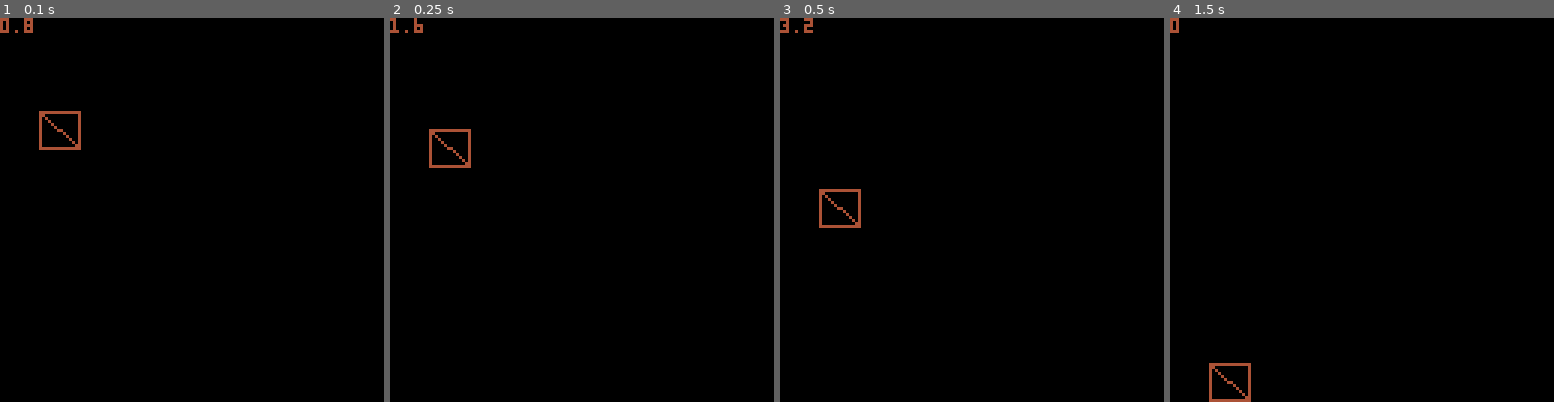
Above: before the commit, frames 1-4 (left to right).
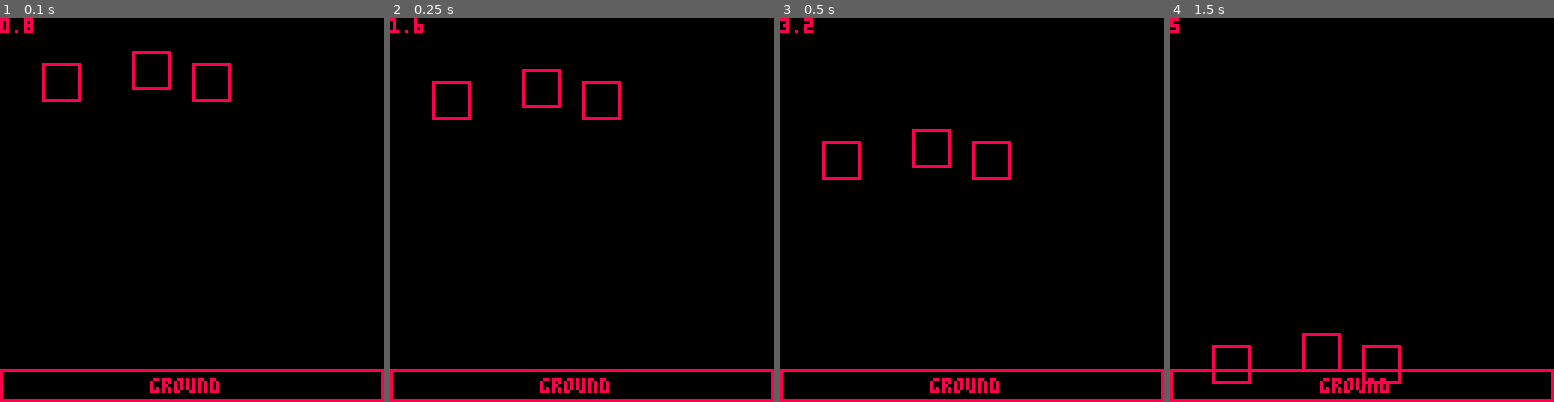
Above: after the commit, the same moments.

Repository: kevylet/PICO-Physics
Game: PICO-8 cartridge physics.p8
Same seed, same stepped clock (60 frames per second), same inputs: the game is played once before the commit and once after it.
Inputs:
- Up to frame 1 (0.1 s): no input
- Up to frame 2 (0.25 s): no input
- Up to frame 3 (0.5 s): no input
- Up to frame 4 (1.5 s): no input

The runs differ from the first frame. In frame 1, 3.5% of the frame differs, in the area x 0-100%, y 0-100%; in frame 2, 3.4%; in frame 3, 3.4%; in frame 4, 3.1%.

Commit message:
Jake update 1
- lines draw properly in draw loop, fixed spawn_box
- basic collision works (overlaps due to ease)
- created ground box

Diff:
--- a/physics.p8
+++ b/physics.p8
@@ -1,6 +1,9 @@
 pico-8 cartridge // http://www.pico-8.com
 version 8
 __lua__
+-- pico physics
+--
+
 boxes = {}
 gravity = .2 -- how quickly the box accelerates due to gravity
 terminal_v = 5 -- the maximum falling speed of a box (maybe change with size or mass?)
@@ -13,24 +16,29 @@
 function spawn_box(size, location, movable)
 	local new_box = {}
 	new_box["points"] = {}
-	new_box["points"]["x1"] = location[1] - (size[1] / 2)
- new_box["points"]["y1"] = location[2] - (size[2] / 2)
-	new_box["points"]["x2"] = location[1] - (size[1] / 2)
- new_box["points"]["y2"] = location[2] - (size[2] / 2)
-	new_box["points"]["x3"] = location[1] + (size[1] / 2)
- new_box["points"]["y3"] = location[2] + (size[2] / 2)
-	new_box["points"]["x4"] = location[1] + (size[1] / 2)
- new_box["points"]["y4"] = location[2] + (size[2] / 2)
+
+    -- point 1
+    new_box["points"]["x1"] = location[1] - (size[1] / 2)
+    new_box["points"]["y1"] = location[2] - (size[2] / 2)
+	-- point 2
+    new_box["points"]["x2"] = location[1] + (size[1] / 2)
+    new_box["points"]["y2"] = location[2] - (size[2] / 2)
+	-- point 3
+    new_box["points"]["x3"] = location[1] - (size[1] / 2)
+    new_box["points"]["y3"] = location[2] + (size[2] / 2)
+	-- point 4
+    new_box["points"]["x4"] = location[1] + (size[1] / 2)
+    new_box["points"]["y4"] = location[2] + (size[2] / 2)
 
 	new_box["velocities"] = {}
 	new_box["velocities"]["vx1"] = 0
- new_box["velocities"]["vy1"] = 0
+    new_box["velocities"]["vy1"] = 0
 	new_box["velocities"]["vx2"] = 0
- new_box["velocities"]["vy2"] = 0
+    new_box["velocities"]["vy2"] = 0
 	new_box["velocities"]["vx3"] = 0
- new_box["velocities"]["vy3"] = 0
+    new_box["velocities"]["vy3"] = 0
 	new_box["velocities"]["vx4"] = 0
- new_box["velocities"]["vy4"] = 0
+    new_box["velocities"]["vy4"] = 0
 
 	new_box["movable"] = movable
 
@@ -38,68 +46,91 @@
 end
 
 function ease(v)
- local increased = v
- if v < terminal_v then
-  v += gravity
-  return v
- else
-  v = terminal_v
-  return v
- end
+    local increased = v
+    if v < terminal_v then
+        v += gravity
+        return v
+    else
+        v = terminal_v
+        return v
+    end
 end
 
 function apply_gravity(b)
- if b.points.y3 < 127 or b.points.y3 < 127 then -- if not on floor
-  b.velocities.vy1 = ease(b.velocities.vy1)
-  b.velocities.vy2 = ease(b.velocities.vy2)
-  b.velocities.vy3 = ease(b.velocities.vy3)
-  b.velocities.vy4 = ease(b.velocities.vy4)
- else
-  b.velocities.vy1 = 0
-  b.velocities.vy2 = 0
-  b.velocities.vy3 = 0
-  b.velocities.vy4 = 0
- end
+    if b["movable"]==true then
+        b.velocities.vy1 = ease(b.velocities.vy1)
+        b.velocities.vy2 = ease(b.velocities.vy2)
+        b.velocities.vy3 = ease(b.velocities.vy3)
+        b.velocities.vy4 = ease(b.velocities.vy4)
+    else
+        b.velocities.vy1 = 0
+        b.velocities.vy2 = 0
+        b.velocities.vy3 = 0
+        b.velocities.vy4 = 0
+    end
+end
+
+function collision(b1,b2)
+    if  b1["points"]["x1"] < b2["points"]["x2"] and
+        b1["points"]["x2"] > b2["points"]["x1"] and
+        b1["points"]["y1"] < b2["points"]["y3"] and
+        b1["points"]["y3"] > b2["points"]["y1"] then
+            return 1
+    end
+    return 0
 end
 
 function update_box(b)
- b.points.x1 += b.velocities.vx1
- b.points.y1 += b.velocities.vy1
- b.points.x2 += b.velocities.vx2
- b.points.y2 += b.velocities.vy2
- b.points.x3 += b.velocities.vx3
- b.points.y3 += b.velocities.vy3
- b.points.x4 += b.velocities.vx4
- b.points.y4 += b.velocities.vy4
+    b.points.x1 += b.velocities.vx1
+    b.points.y1 += b.velocities.vy1
+    b.points.x2 += b.velocities.vx2
+    b.points.y2 += b.velocities.vy2
+    b.points.x3 += b.velocities.vx3
+    b.points.y3 += b.velocities.vy3
+    b.points.x4 += b.velocities.vx4
+    b.points.y4 += b.velocities.vy4
 end
 
 function update_boxes(bxs)
- for b in all(bxs) do
-  apply_gravity(b)
-  update_box(b)
- end
+    for b1 in all(bxs) do
+        local flag = 0
+        for b2 in all(bxs) do
+            flag+=collision(b1,b2)
+        end
+        if flag <= 1 then
+            apply_gravity(b1)
+            update_box(b1)
+        end
+    end
 end
 
 function _init()
- spawn_box({13,12},{20,36}, true)
+    spawn_box({12,12},{50,16}, true)
+    spawn_box({12,12},{70,20}, true)
+    spawn_box({12,12},{20,20}, true)
+    spawn_box({127,10},{64,122}, false)
 end
 
 function _update()
- update_boxes(boxes)
+    update_boxes(boxes)
 end
 
 function _draw()
- cls()
- print(boxes[1].velocities.vy1)
- rect(boxes[1]["points"]["x1"], boxes[1]["points"]["y1"], boxes[1]["points"]["x3"],boxes[1]["points"]["y3"], 4)
- --Brandon's Portion
-  for b in all(boxes) do
-  line( b["points"]["x1"], b["points"]["y1"],  b["points"]["x2"],b["points"]["y2"] )
-  line( b["points"]["x1"], b["points"]["y1"],  b["points"]["x3"],b["points"]["y3"] )
-  line( b["points"]["x2"], b["points"]["y2"],  b["points"]["x4"],b["points"]["y4"] )
-  line( b["points"]["x3"], b["points"]["y3"],  b["points"]["x4"],b["points"]["y4"] )
- end
- --End of Brandon's Portion
+    cls()
+    -- set color to red
+    color(8)
+    print(boxes[1].velocities.vy1)
+    print("ground",50,120)
+
+    for b in all(boxes) do
+        -- rect representation
+        --rect( b["points"]["x1"], b["points"]["y1"],  b["points"]["x3"],b["points"]["y3"], 4)
+
+        line( b["points"]["x1"], b["points"]["y1"], b["points"]["x2"], b["points"]["y2"])
+        line( b["points"]["x1"], b["points"]["y1"], b["points"]["x3"], b["points"]["y3"])
+        line( b["points"]["x2"], b["points"]["y2"], b["points"]["x4"], b["points"]["y4"])
+        line( b["points"]["x3"], b["points"]["y3"], b["points"]["x4"], b["points"]["y4"])
+    end
 end
 
 __gfx__
